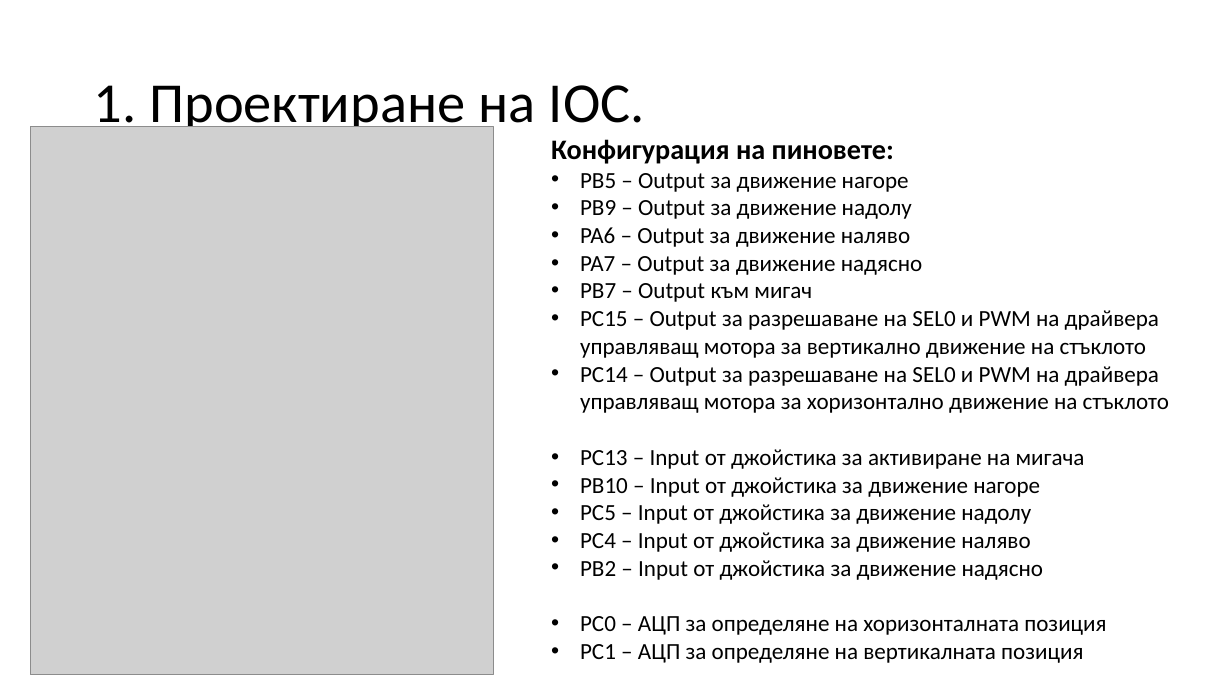
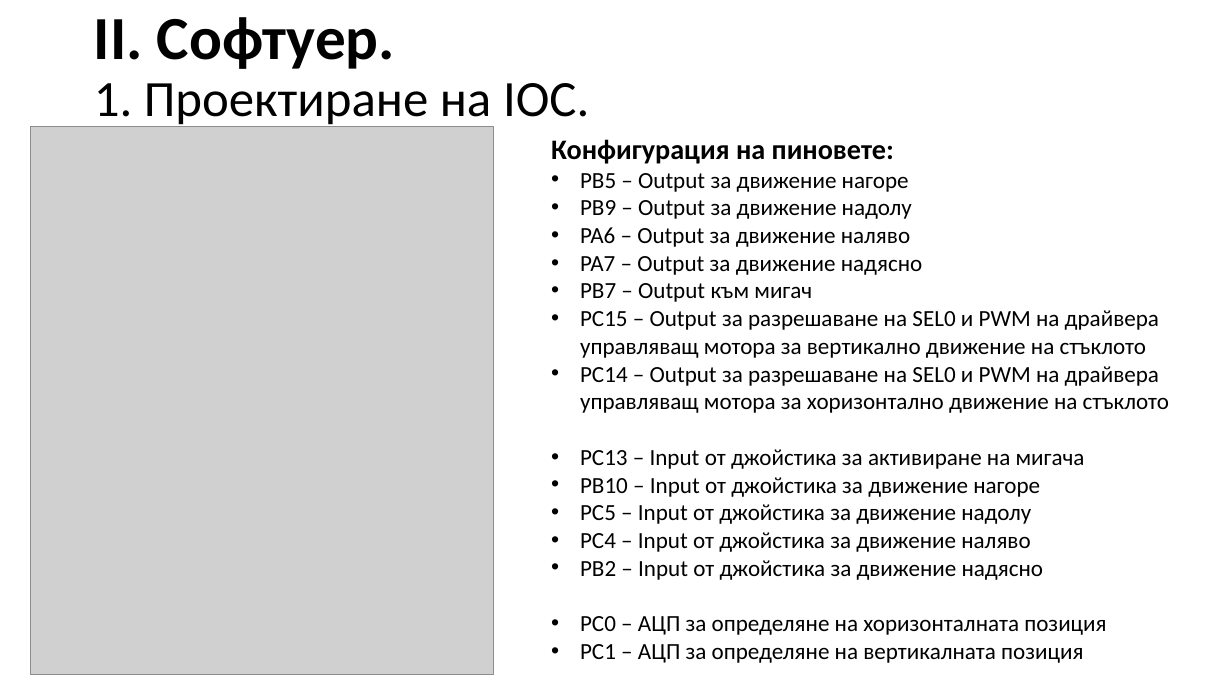
Before and after one commit to AlPagkou/EMZ-Project, a slide deck: slide 4 of ЕМЗ Проект.pptx (slide 2 before the commit). Drawn at 1232x693 pixels with LibreOffice and Linux fonts; fonts in the diff are those of the drawing; grey boxes stand for pictures. Boxes give left, top, right and bottom in pixels: in the first picture for what was removed or moved away, otherwise in the second. Text is boxed around its words. In the diff, an @@ line names an element or a change of style, - is before the commit and + after.

```diff
--- a/ЕМЗ Проект.pptx
+++ b/ЕМЗ Проект.pptx
@@ title at (94, 17, 589, 128): text changed; size 44 to 39.6 pt @@
-1. Проектиране на IOC.
+II. Софтуер.
+1. Проектиране на IOC.
```
Also in this commit, not shown: 4 other slides changed, 2 slides added, 3 other files.
